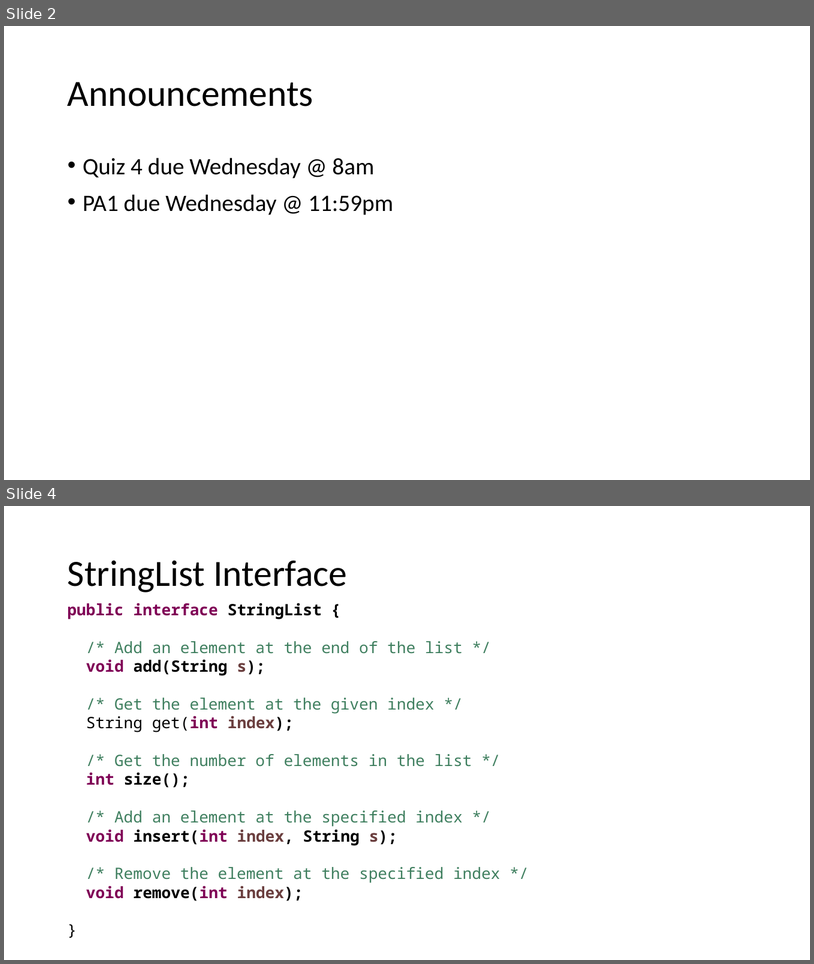
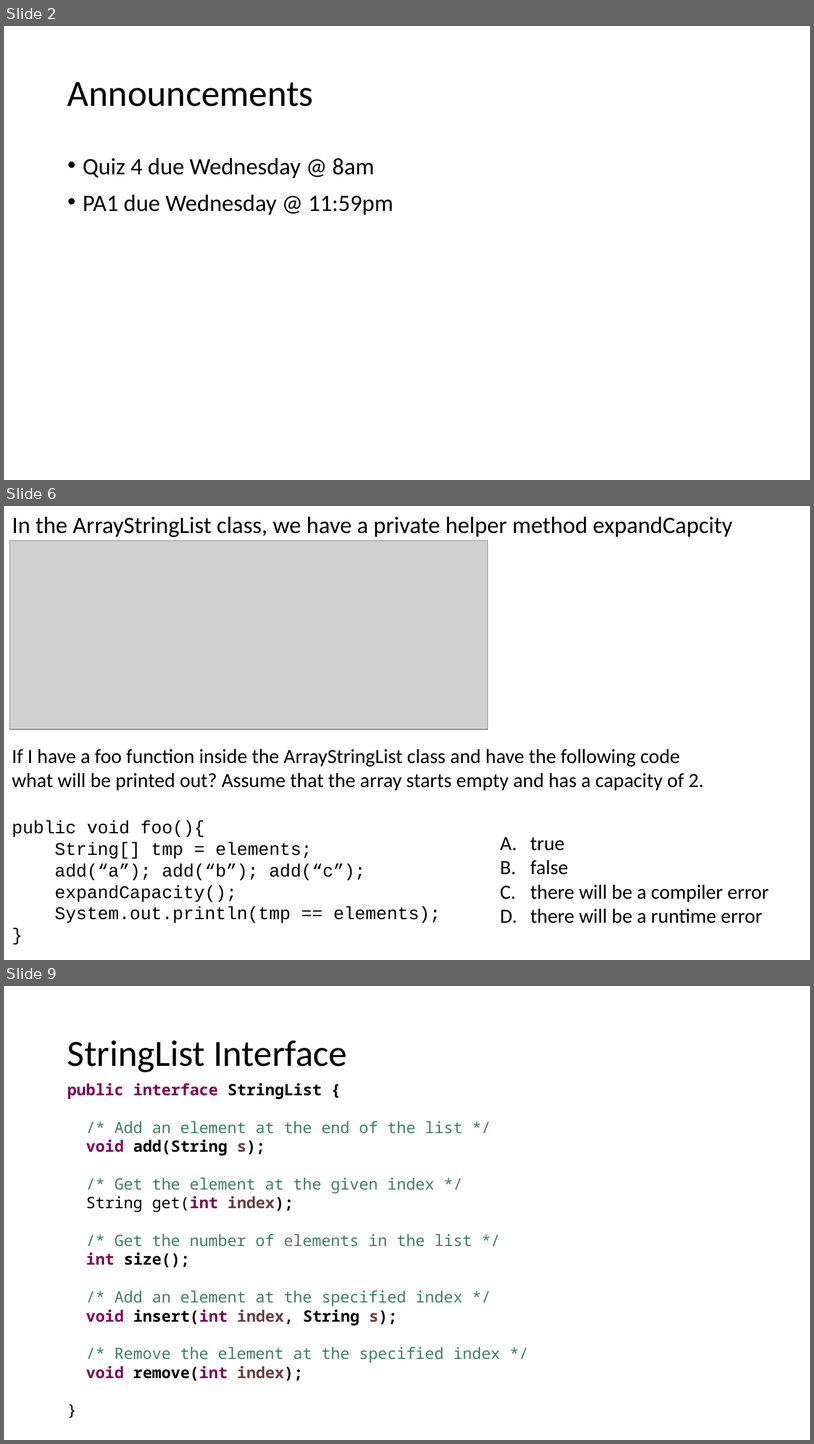
Before and after one commit to ucsd-cse12-w21/ucsd-cse12-w21.github.io, a slide deck: lectures/lecture-04/Lecture-Live D00/Lecture 04 - Lecture.pptx. Shown one above the other, each under a label of ours: slides 2 and 4 before the commit, slides 2, 6 and 9 after it; the slides between them are not shown. The pictures are 814x964 and 814x1444 pixels, drawn with LibreOffice and Linux fonts; fonts in the diff are those of the drawing; grey boxes stand for pictures. Boxes give left, top, right and bottom in pixels: in the first picture for what was removed or moved away, otherwise in the second. Text is boxed around its words. In the diff, an @@ line names an element or a change of style, - is before the commit and + after.

```diff
--- a/lectures/lecture-04/Lecture-Live D00/Lecture 04 - Lecture.pptx
+++ b/lectures/lecture-04/Lecture-Live D00/Lecture 04 - Lecture.pptx
@@ slide 6 added at [4,506,810,960], background #FFFFFF @@
@@ text added at [12,516,733,537], 21 pt, text #000000 @@
+In the ArrayStringList class, we have a private helper method expandCapcity
@@ picture added at [9,541,488,729] @@
@@ text added at [12,748,704,923], 18 pt, text #000000 @@
+If I have a foo function inside the ArrayStringList class and have the following code
+what will be printed out? Assume that the array starts empty and has a capacity of 2.
+public void foo(){
+String[] tmp = elements;
+add(“a”); add(“b”); add(“c”);
+expandCapacity();
+System.out.println(tmp == elements);
+}
@@ text added at [531,837,769,923], 18 pt, text #000000 @@
+A. true
+B. false
+C. there will be a compiler error
+D. there will be a runtime error
@@ what was slide 4 is now slide 9 @@
```
Also in this commit, not shown: 1 slide changed, 4 other slides added, 3 other files.
